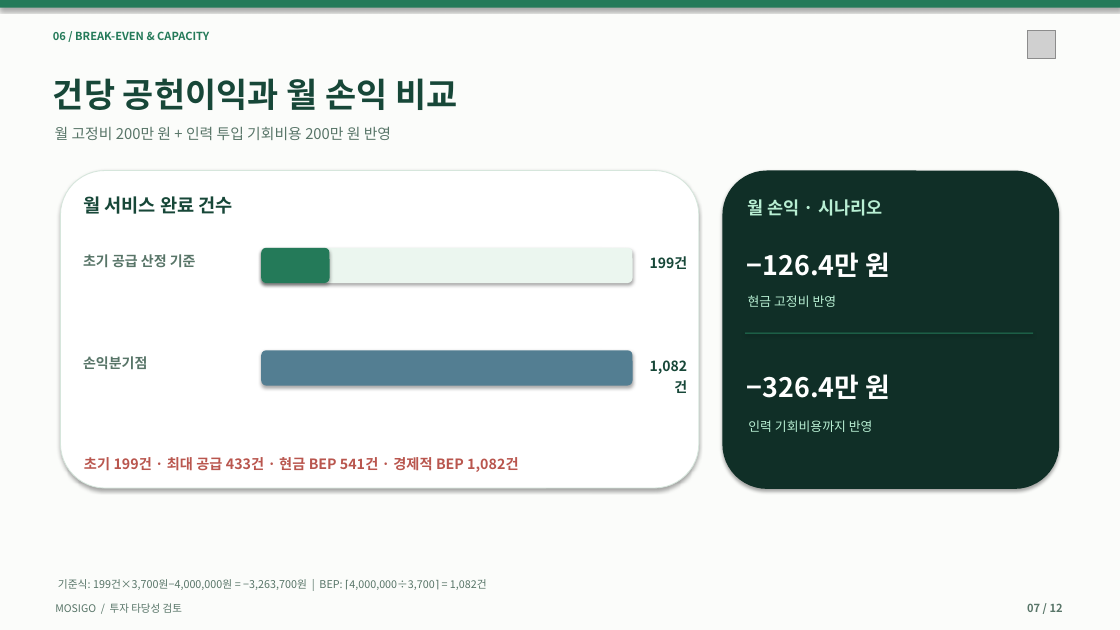
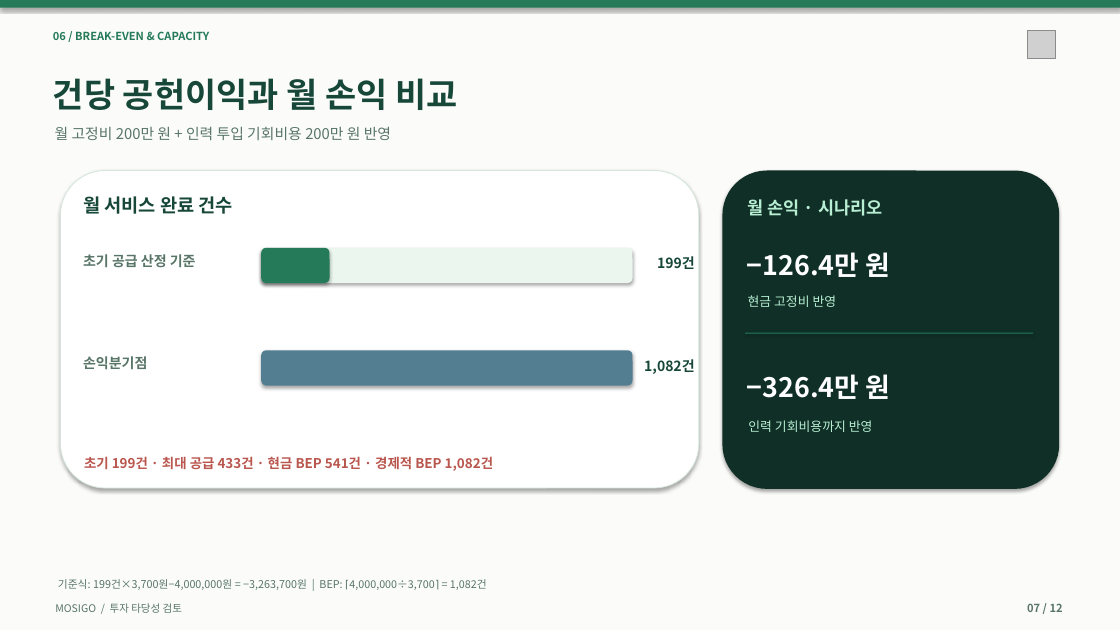
Before and after one commit to dohyunkimmm/mosigo-case-study, a slide deck: slide 7 of downloads/MOSIGO_IR_Investment_Review_12slides.pptx. Drawn at 1120x630 pixels with LibreOffice and Linux fonts; fonts in the diff are those of the drawing; grey boxes stand for pictures. Boxes give left, top, right and bottom in pixels: in the first picture for what was removed or moved away, otherwise in the second. Text is boxed around its words. In the diff, an @@ line names an element or a change of style, - is before the commit and + after.

```diff
--- a/downloads/MOSIGO_IR_Investment_Review_12slides.pptx
+++ b/downloads/MOSIGO_IR_Investment_Review_12slides.pptx
@@ text "199건": place and size @@
-text "199건" at [650, 256, 688, 269]
+text "199건" at [657, 256, 695, 269]
@@ text "1,082건" rewrapped from [650, 360, 688, 374] to [644, 359, 694, 374] @@
@@ text "초기 199건 · 최대 공급 ..." at [84, 456, 493, 471]: size 12.2 to 11.5 pt @@
```
Also in this commit, not shown: 2 other slides changed, 9 other files.
